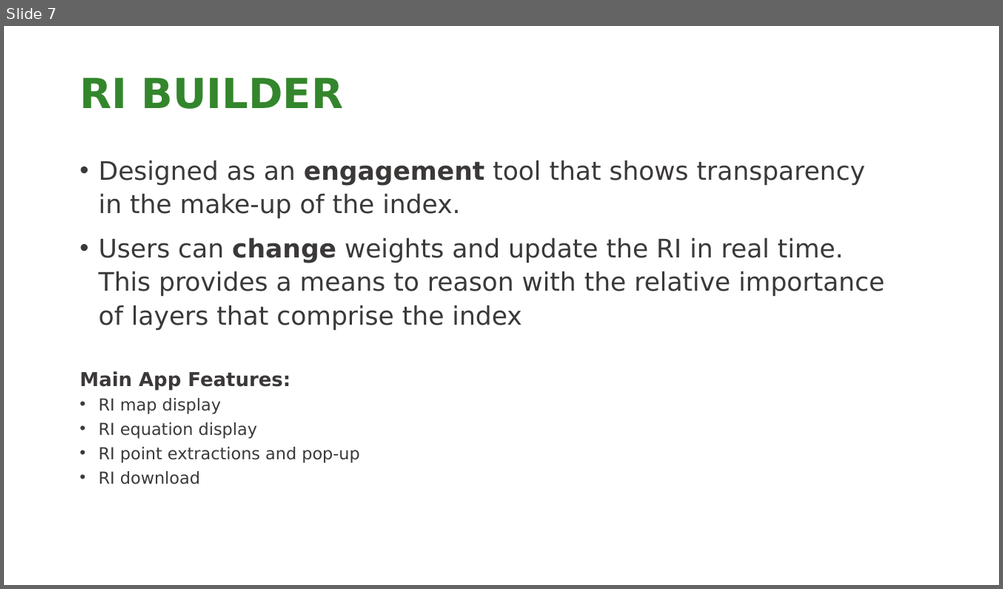
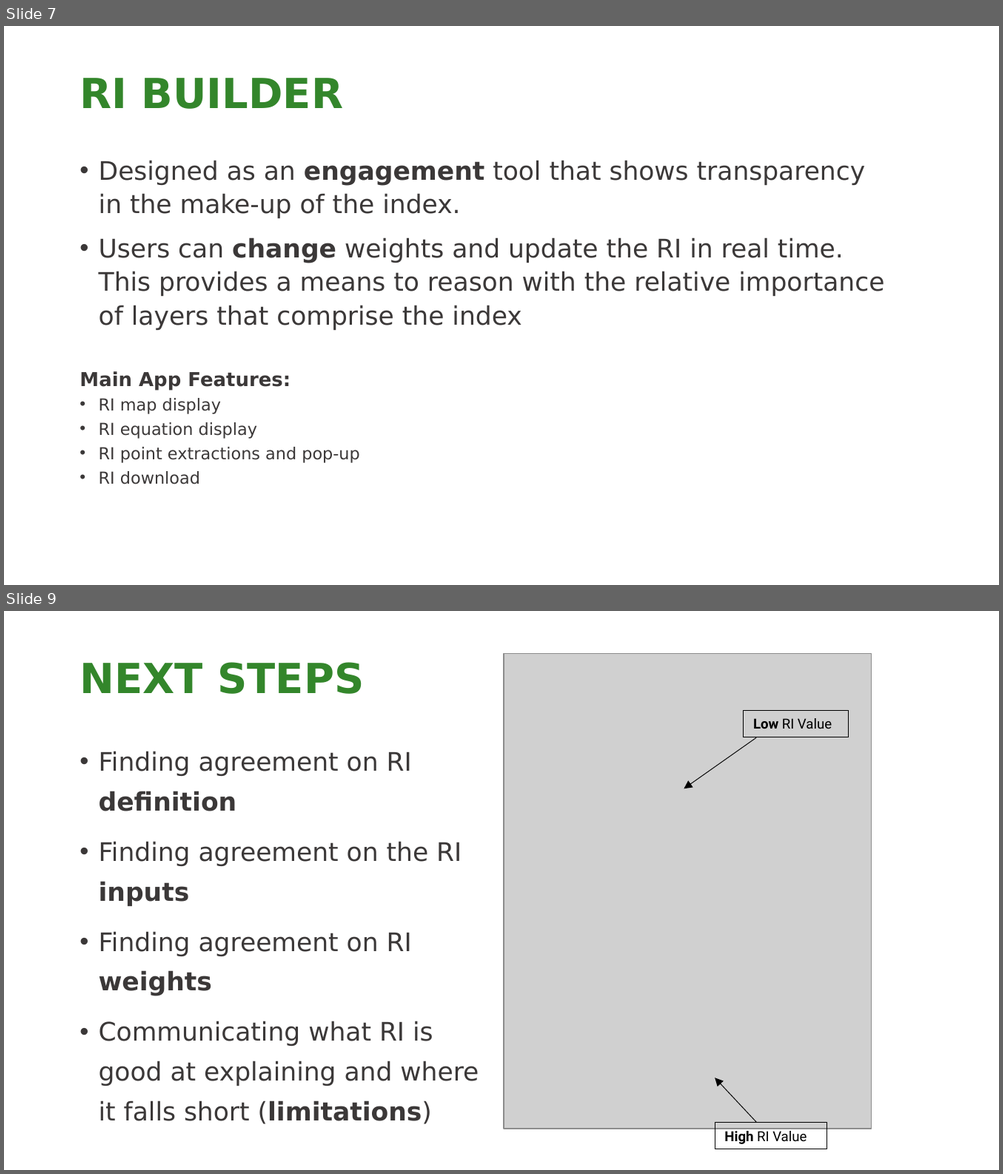
Before and after one commit to NCC-CNC/RI-proto, a slide deck: www/RI_GUIDE.pptx. Shown one above the other, each under a label of ours: slide 7 before the commit, slides 7 and 9 after it; the slides between them are not shown. The pictures are 1003x589 and 1003x1174 pixels, drawn with LibreOffice and Linux fonts; fonts in the diff are those of the drawing; grey boxes stand for pictures; background and template pictures are left out. Boxes give left, top, right and bottom in pixels: in the first picture for what was removed or moved away, otherwise in the second. Text is boxed around its words. In the diff, an @@ line names an element or a change of style, - is before the commit and + after.

```diff
--- a/www/RI_GUIDE.pptx
+++ b/www/RI_GUIDE.pptx
@@ slide 9 added at bbox=[4, 611, 999, 1170], background picture (left out) @@
@@ picture added at bbox=[504, 654, 871, 1129] @@
@@ title added at bbox=[79, 662, 364, 694], 30 pt, text #33862B, bold @@
+NEXT STEPS
@@ rectangle added at bbox=[743, 710, 848, 738], outline #000000 0.75 pt, 10 pt, text #000000 @@
+Low RI Value
@@ arrow added from (756, 738) to (683, 789), #000000 0.5 pt @@
@@ text added at bbox=[99, 751, 478, 1125], 18.5 pt, text #3B3838 @@
+• Finding agreement on RI definition
+• Finding agreement on the RI inputs
+• Finding agreement on RI weights
+• Communicating what RI is good at explaining and where it falls short (limitations)
@@ arrow added from (756, 1122) to (714, 1079), #000000 0.5 pt @@
@@ rectangle added at bbox=[714, 1123, 826, 1150], outline #000000 0.75 pt, 10 pt, text #000000 @@
+High RI Value
```
Also in this commit, not shown: 1 slide changed, 2 other files.
